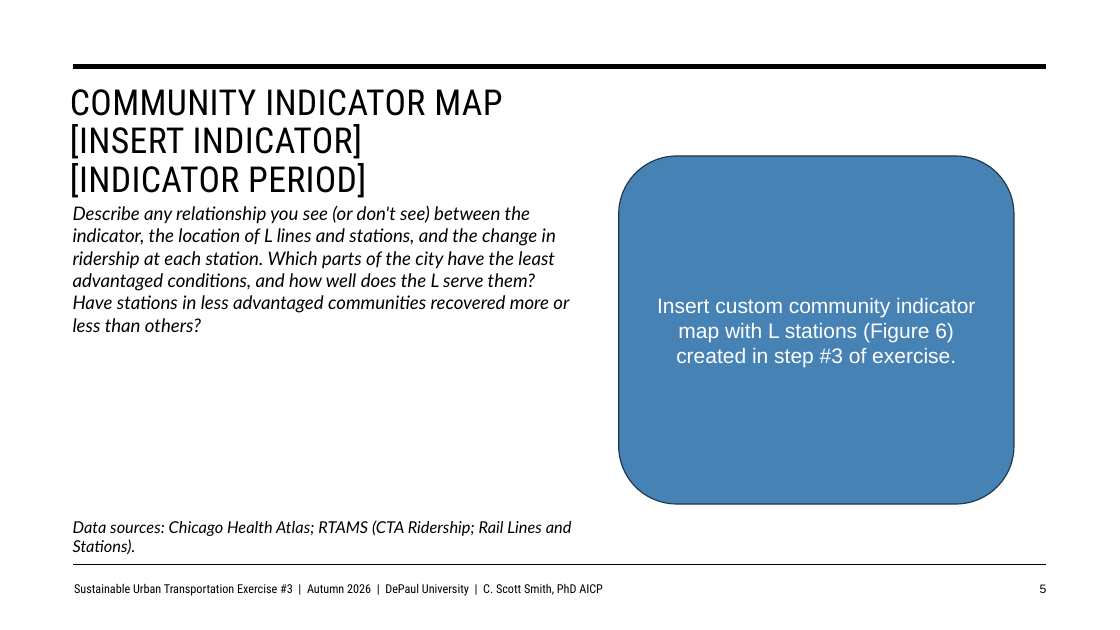
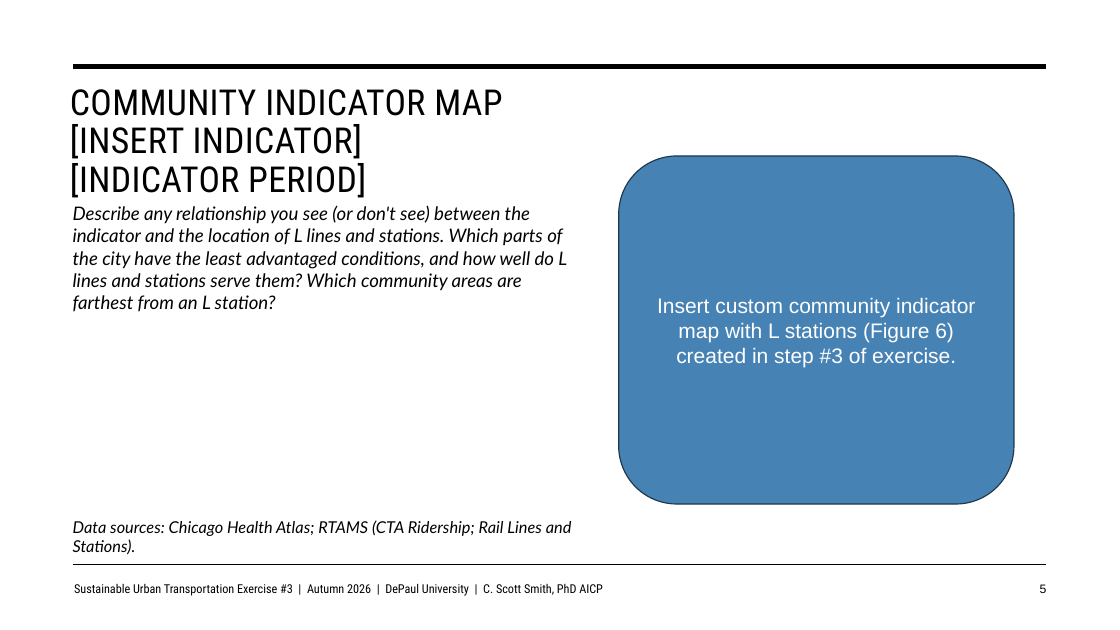
Before and after one commit to justenvirons/pedagogy, a slide deck: slide 5 of 2027/GEO330_Fall_Quarter/exercises/Exercise_03/slides/Exercise03_Template.pptx. Drawn at 1120x630 pixels with LibreOffice and Linux fonts; fonts in the diff are those of the drawing. Boxes give left, top, right and bottom in pixels: in the first picture for what was removed or moved away, otherwise in the second. Text is boxed around its words. In the diff, an @@ line names an element or a change of style, - is before the commit and + after.

```diff
--- a/2027/GEO330_Fall_Quarter/exercises/Exercise_03/slides/Exercise03_Template.pptx
+++ b/2027/GEO330_Fall_Quarter/exercises/Exercise_03/slides/Exercise03_Template.pptx
@@ text at <box>73,205,567,312</box>: text changed @@
-Describe any relationship you see (or don't see) between the indicator, the location of L lines and stations, and the change in ridership at each station. Which parts of the city have the least advantaged conditions, and how well does the L serve them? Have stations in less advantaged communities recovered more or less than others?
+Describe any relationship you see (or don't see) between the indicator and the location of L lines and stations. Which parts of the city have the least advantaged conditions, and how well do L lines and stations serve them? Which community areas are farthest from an L station?
```
Also in this commit, not shown: 2 other files.
